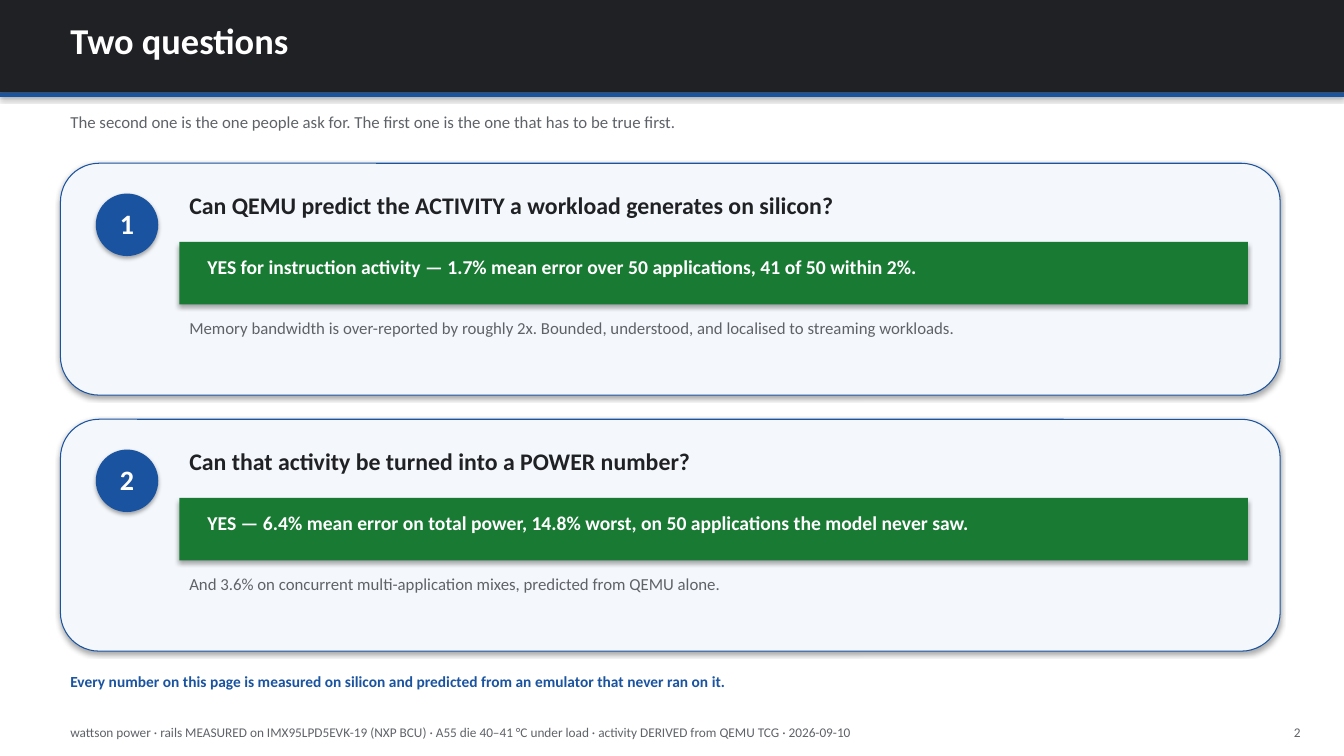
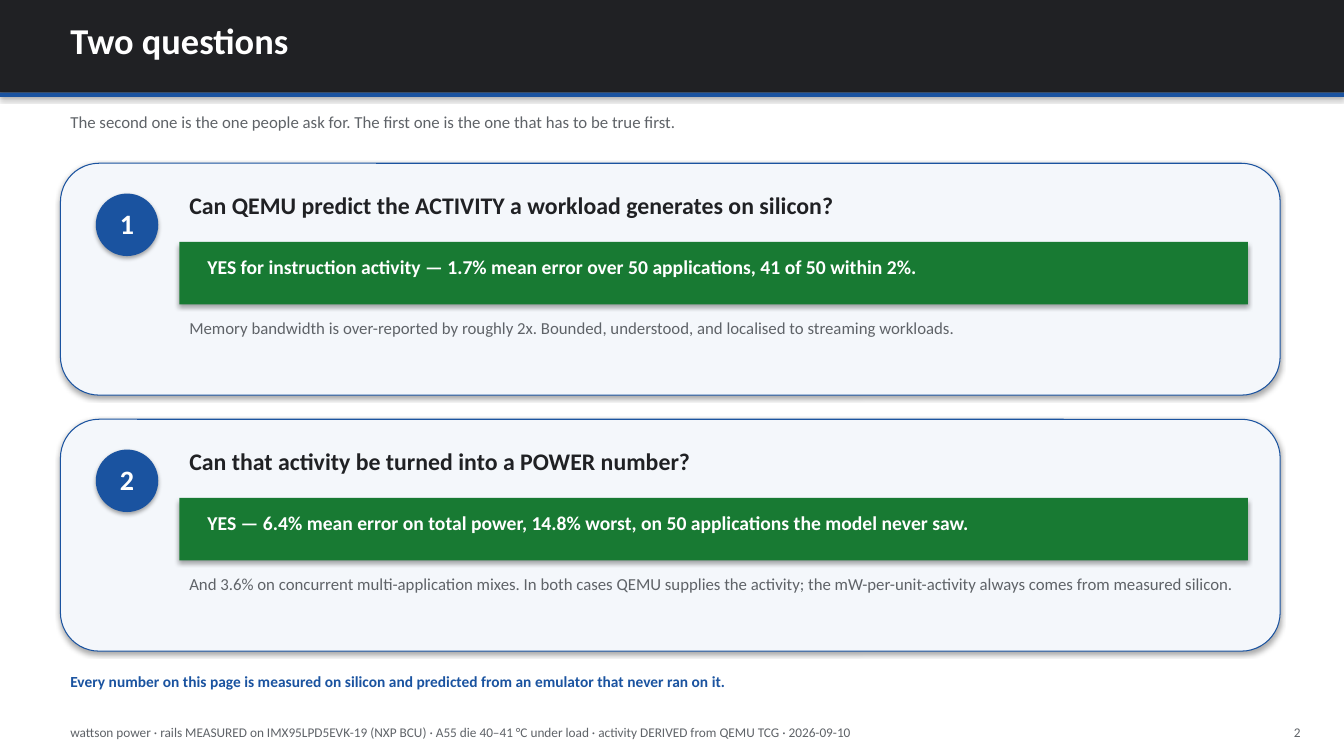
Before and after one commit to kylefoxaustin/wattson, a slide deck: slide 2 of xcheck/wattson-power.pptx. Drawn at 1344x756 pixels with LibreOffice and Linux fonts; fonts in the diff are those of the drawing. Boxes give left, top, right and bottom in pixels: in the first picture for what was removed or moved away, otherwise in the second. Text is boxed around its words. In the diff, an @@ line names an element or a change of style, - is before the commit and + after.

```diff
--- a/xcheck/wattson-power.pptx
+++ b/xcheck/wattson-power.pptx
@@ text at bbox=[189, 578, 1232, 593]: text changed @@
-And 3.6% on concurrent multi-application mixes, predicted from QEMU alone.
+And 3.6% on concurrent multi-application mixes. In both cases QEMU supplies the activity; the mW-per-unit-activity always comes from measured silicon.
```
Also in this commit, not shown: 2 other slides changed, 1 slide added, 2 other files.
